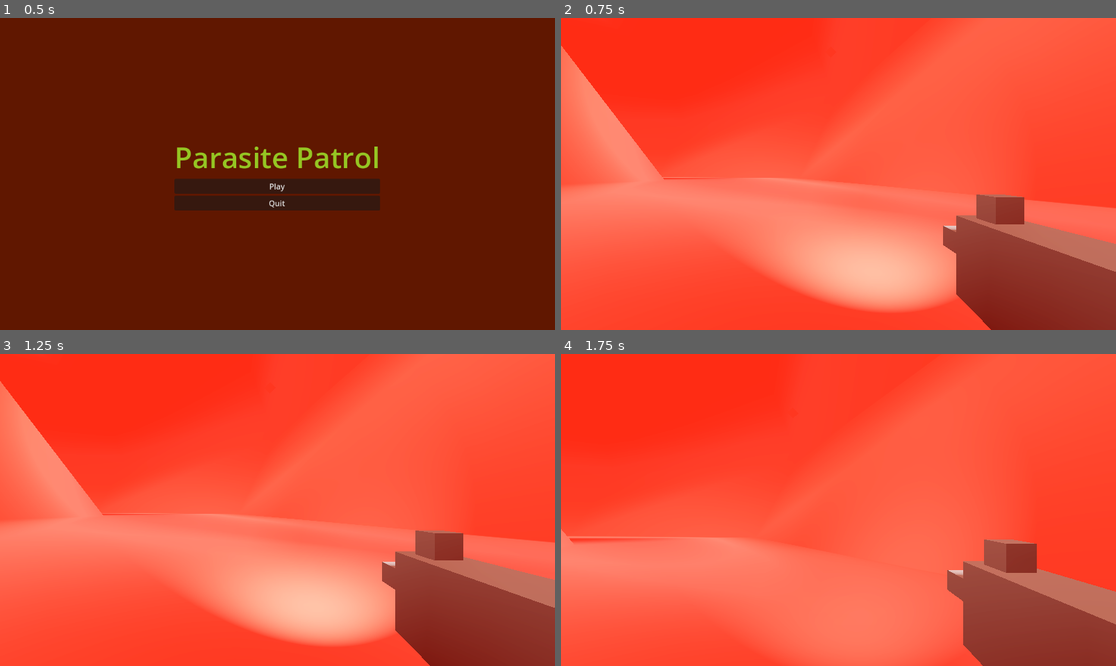
Above: before the commit, frames 1-4 (two rows, left to right).
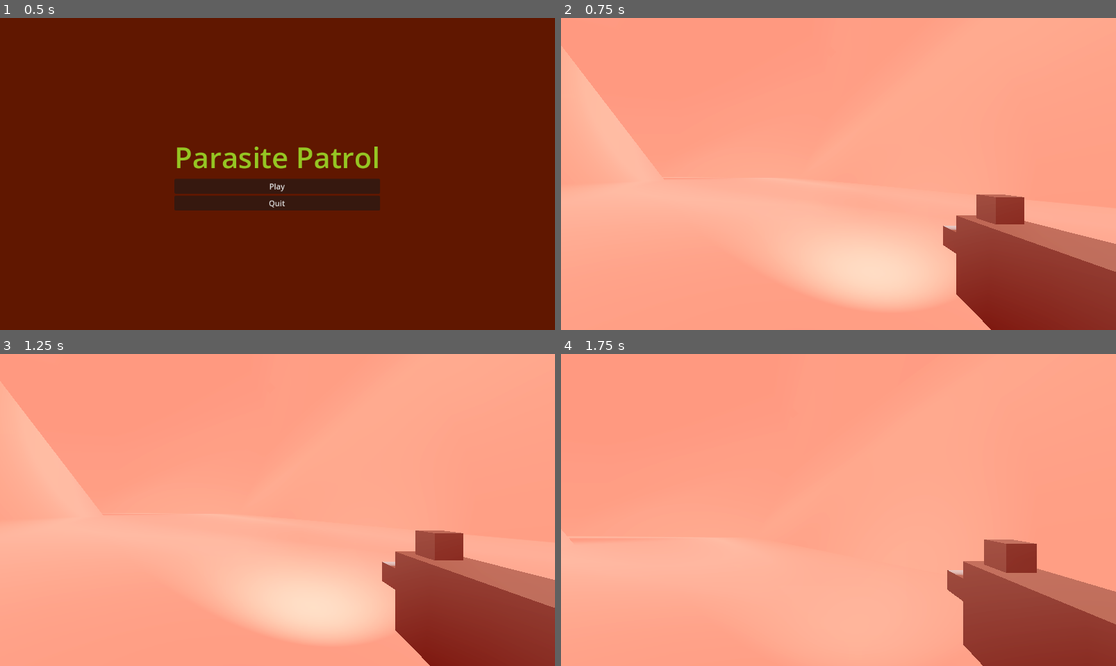
Above: after the commit, the same moments.

Repository: akulkarni3472/GWJ67-Parasite
Game: Godot game, scene res://Menus/MainMenu/main_menu.tscn
Same seed, same stepped clock (60 frames per second), same inputs: the game is played once before the commit and once after it.
Inputs (mouse positions are in pixels of both pictures, inside the frame that each line leads up to):
- Up to frame 1 (0.5 s): no input
- Up to frame 2 (0.75 s): click "Play" at 0.5 s
- Up to frame 3 (1.25 s): no input
- Up to frame 4 (1.75 s): tap Enter at 1.25 s; move the mouse to (866, 510) at 1.27 s; hold D (move_right) from 1.28 s (still down); tap W (move_front) at 1.35 s; tap Space (jump) at 1.52 s

Frame 1 is identical in both runs. In frame 2, 90% of the frame differs, in the area x 0-100%, y 0-100%; in frame 3, 90%; in frame 4, 91%.

Commit message:
Update

Diff:
--- a/Levels/Components/Guts-End-Cap.tscn
+++ b/Levels/Components/Guts-End-Cap.tscn
@@ -4,6 +4,7 @@
 
 [node name="Guts-end-cap" type="CSGSphere3D"]
 transform = Transform3D(1, 0, 0, 0, 1, 0, 0, 0, 1, 0, 10.0547, 0)
+use_collision = true
 radius = 10.0
 material = ExtResource("1_pfe5i")
 
--- a/Levels/level-1.tscn
+++ b/Levels/level-1.tscn
@@ -1,9 +1,12 @@
-[gd_scene load_steps=8 format=3 uid="uid://d234ib1l07eok"]
+[gd_scene load_steps=9 format=3 uid="uid://d234ib1l07eok"]
 
 [ext_resource type="PackedScene" uid="uid://de7ykwabmgyb5" path="res://Player/player.tscn" id="1_8wwit"]
 [ext_resource type="PackedScene" uid="uid://ble444xsnaek4" path="res://Levels/Components/Guts-Bend.tscn" id="4_0b1wg"]
 [ext_resource type="PackedScene" uid="uid://bmt2g44swui7e" path="res://Levels/Components/Guts-End-Cap.tscn" id="4_donql"]
 [ext_resource type="PackedScene" uid="uid://dlcwv3lgrqhp0" path="res://Levels/Components/Guts-Tube.tscn" id="4_vtufu"]
+
+[sub_resource type="NavigationMesh" id="NavigationMesh_ljfup"]
+geometry_parsed_geometry_type = 2
 
 [sub_resource type="ProceduralSkyMaterial" id="ProceduralSkyMaterial_o4pam"]
 sky_top_color = Color(1, 0.388235, 0.305882, 1)
@@ -18,7 +21,7 @@
 background_mode = 2
 sky = SubResource("Sky_btp7l")
 ambient_light_source = 2
-ambient_light_color = Color(1, 0.360784, 0.27451, 1)
+ambient_light_color = Color(1, 1, 1, 1)
 tonemap_mode = 2
 ssr_enabled = true
 ssao_enabled = true
@@ -27,6 +30,10 @@
 glow_enabled = true
 
 [node name="Level-1" type="Node3D"]
+
+[node name="NavigationRegion3D" type="NavigationRegion3D" parent="."]
+transform = Transform3D(1, 0, 0, 0, 0.99292, 0.118785, 0, -0.118785, 0.99292, -8.43748, 0, -18.4361)
+navigation_mesh = SubResource("NavigationMesh_ljfup")
 
 [node name="WorldEnvironment" type="WorldEnvironment" parent="."]
 environment = SubResource("Environment_8rvct")
--- a/project.godot
+++ b/project.godot
@@ -14,6 +14,10 @@
 run/main_scene="res://Menus/MainMenu/main_menu.tscn"
 config/features=PackedStringArray("4.2", "Forward Plus")
 config/icon="res://icon.svg"
+
+[dotnet]
+
+project/assembly_name="Gwj 67-parasite"
 
 [input]
 
